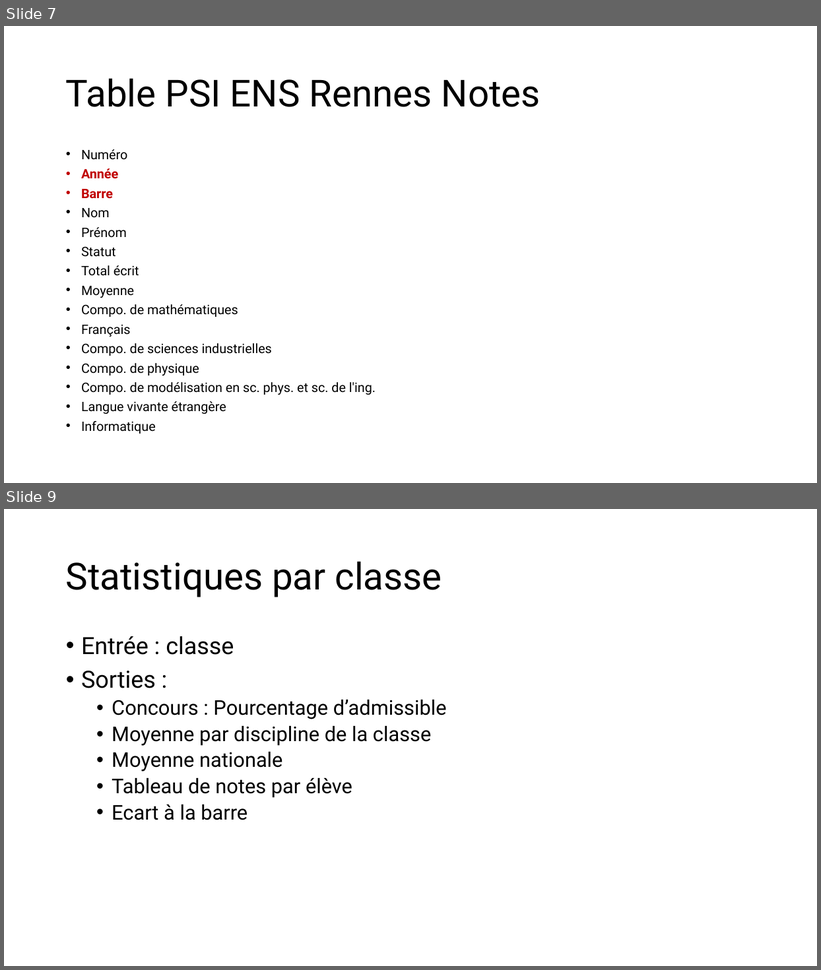
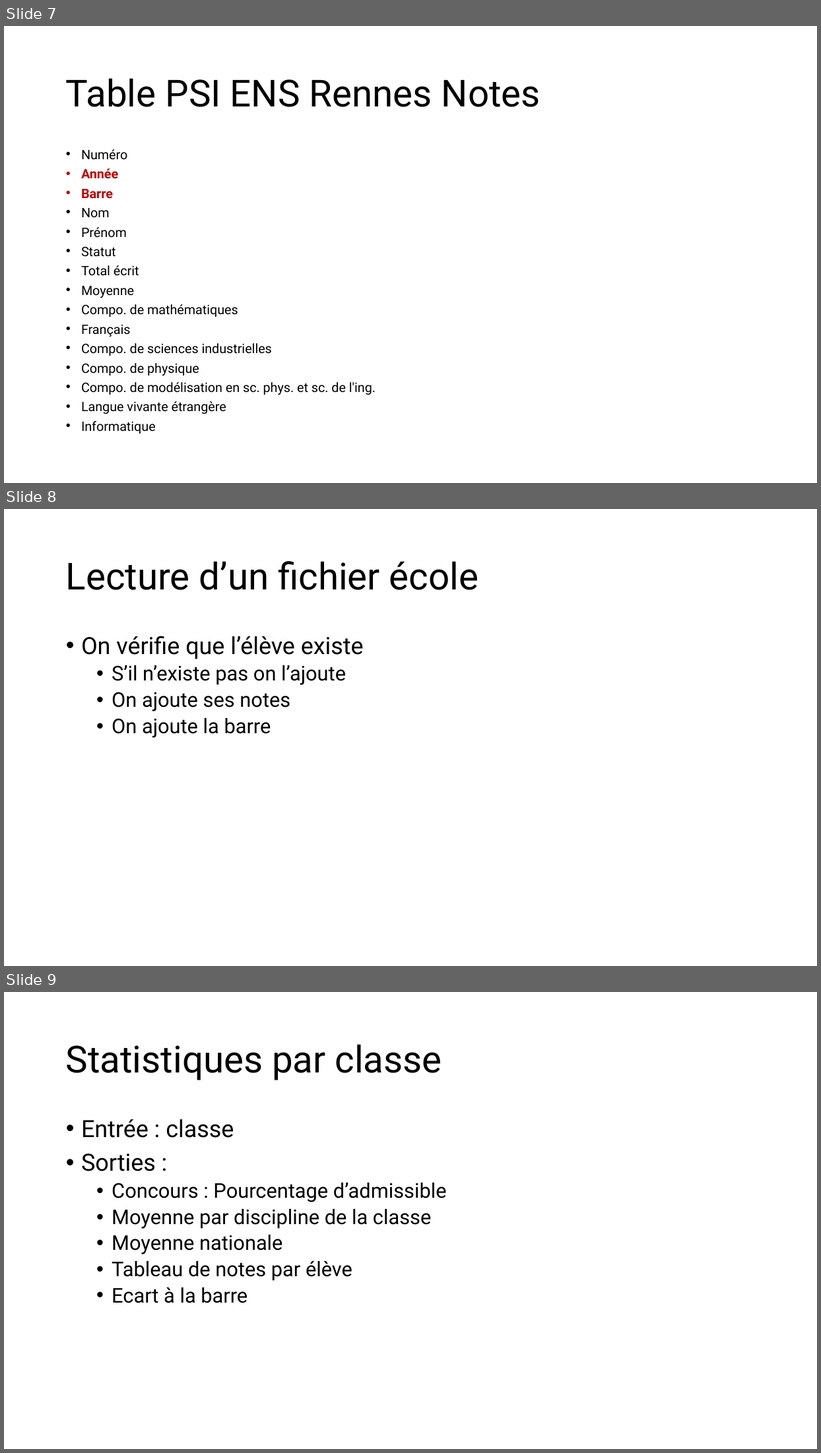
Before and after one commit to xpessoles/PSI, a slide deck: ResultatsConcours/BDD.pptx. Shown one above the other, each under a label of ours: slides 7 and 9 before the commit, slides 7, 8 and 9 after it; the slides between them are not shown. The pictures are 821x970 and 821x1453 pixels, drawn with LibreOffice and Linux fonts; fonts in the diff are those of the drawing. Boxes give left, top, right and bottom in pixels: in the first picture for what was removed or moved away, otherwise in the second. Text is boxed around its words. In the diff, an @@ line names an element or a change of style, - is before the commit and + after.

```diff
--- a/ResultatsConcours/BDD.pptx
+++ b/ResultatsConcours/BDD.pptx
@@ slide 8 added at <box>4,509,817,966</box>, background #FFFFFF @@
@@ title added at <box>66,561,479,590</box>, 44 pt, text #000000 @@
+Lecture d’un fichier école
@@ text added at <box>81,636,364,738</box>, 24 pt, text #000000 @@
+• On vérifie que l’élève existe
+  • S’il n’existe pas on l’ajoute
+  • On ajoute ses notes
+  • On ajoute la barre
```
Also in this commit, not shown: 2 slides changed, 1 slide removed, 1 other file.
